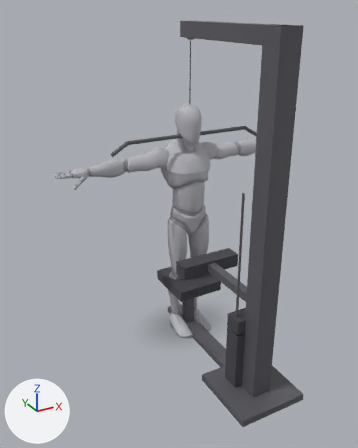
Before and after pictures for a commit that changed the glTF model app/src/main/assets/mannequins/close_grip_lat_pulldown.glb.
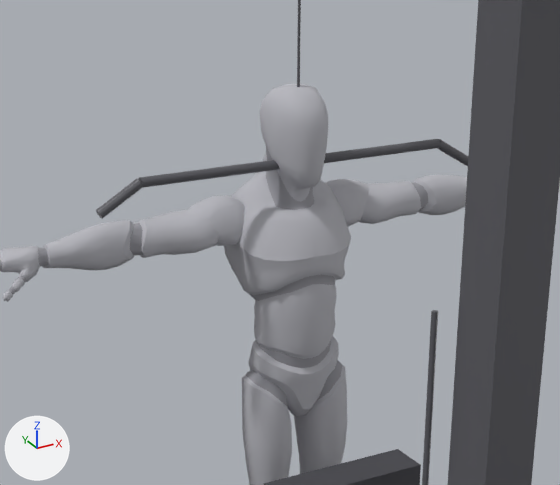
Each version appears first whole from a camera (50 mm lens) standing at (-1.75, -3.05, 2.46) and looking at (-0.24, -0.3, 1.08), and next in a close-up on the part from 20% to 82% of the width and 16% to 59% of the height. The axes (+X, +Y, +Z) are drawn at lower left. The lights are the same throughout. The older version's two pictures come first. Where no turn or scale is listed for an object, it has been applied to the vertices.

The first close-up shows 'body', 'body_1', 'cable_0', 'cable_14', 'cable_6', 'cable_handle_0', 'cable_handle_1', 'cable_handle_2' and 1 more.
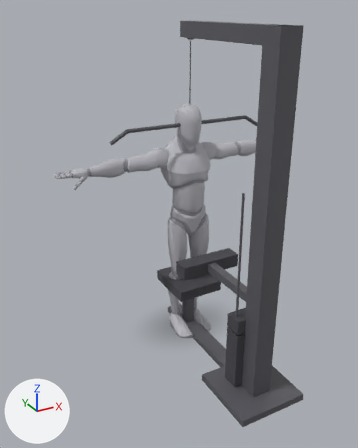
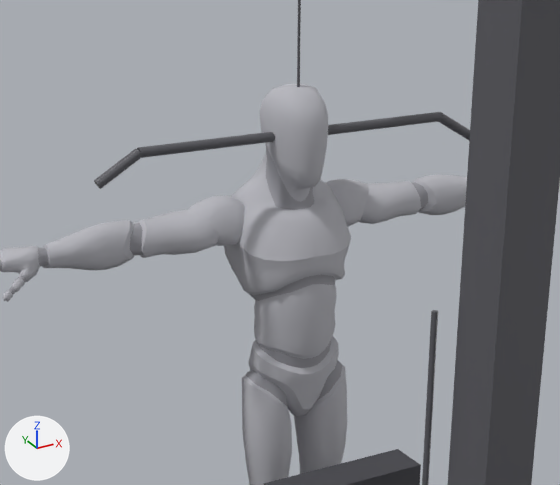
What differs and where, as boxes (x1, y1, x2, y2) in the close-ups (560 x 485 px):
```json
{"object": "cable_handle_0", "change": "moved", "before": [138, 139, 441, 188], "after": [137, 112, 442, 158]}
{"object": "cable_handle_1", "change": "moved", "before": [96, 179, 143, 219], "after": [94, 148, 141, 189]}
{"object": "cable_handle_2", "change": "moved", "before": [437, 139, 468, 166], "after": [438, 112, 470, 140]}
```

Edits to the scene script, one JSON object a line:
```json
{"op": "set", "path": "ob_cable_handle_0.location", "old": "(0.0, -0.02, 1.617)", "new": "(0.0, -0.02, 1.697)"}
{"op": "set", "path": "ob_cable_handle_1.location", "old": "(-0.54, -0.02, 1.582)", "new": "(-0.54, -0.02, 1.662)"}
{"op": "set", "path": "ob_cable_handle_2.location", "old": "(0.54, -0.02, 1.582)", "new": "(0.54, -0.02, 1.662)"}
```
